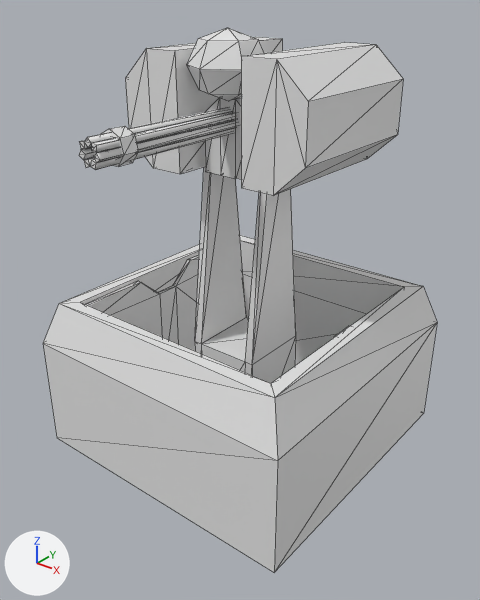
The glTF model app/public/img/3d/systems/weapons/conventional/30mmPDC/scene.gltf as it was, and as the next commit left it.
Rendered twice from a 50 mm lens placed at (2.58, -3.29, 2.28), pointed at (0.1, -0.19, 0.36). Arrows for +X, +Y and +Z are at lower left; the lights stay in place. Mesh edges are drawn as thin lines. Where no turn or scale is listed for an object, it has been applied to the vertices.

Objects in the first picture: 'Barrels', 'Frame', 'Gate right', 'Gun', 'GunMount'.
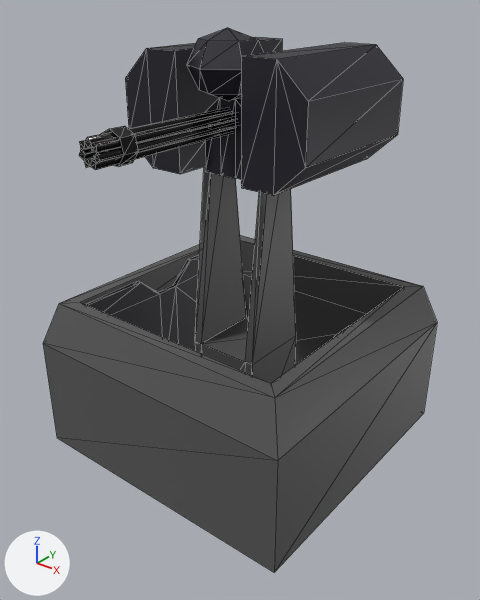
Location of each change, [x1, y1, x2, y2] in pixels of the pictures (480 x 600 px):
'Frame', recoloured
    both: [43, 235, 437, 572]
'Gun', recoloured (grey to black)
    both: [125, 28, 403, 196]
'GunMount', recoloured
    both: [195, 167, 296, 383]
'Barrels', recoloured
    both: [79, 107, 238, 170]
'Gate right', recoloured (grey to black)
    both: [85, 255, 199, 351]

The change in detail:
Material 'Material' (mat_material) is new.
Its base color is (0.00969, 0.00969, 0.00969) (black #191919).
Its metallic is 0.605.
Its roughness is 0.182.
Material 'Material.001' (mat_material_001) is new.
Its base color is (0.0109, 0.01, 0.019) (black #1b1926).
Material 'Material.002' (mat_material_002) is new.
Its base color is (0.0949, 0.0949, 0.0949) (dark grey #575757).
me_plane_001 has 24 vertices, 40 faces and spans x -1.0..1.0, y -1.0..1.0, z -0.81..0.3.
me_plane_001 now uses material mat_material_002 (dark grey #575757).
me_plane_002 has 24 vertices, 44 faces and spans x -0.8..-0.77, y -0.8..0.8, z -0.59..0.27.
me_plane_002 now uses material mat_material_001 (black #1b1926).
me_cube has 24 vertices, 38 faces and spans x -0.26..0.26, y -0.26..0.26, z -0.81..1.44.
me_cube now uses material mat_material_002 (dark grey #575757).
me_cube_001 has 60 vertices, 104 faces and spans x -0.678..0.678, y -0.42..0.701, z 1.17..2.024.
me_cube_001 now uses material mat_material_001 (black #1b1926).
me_cylinder has 84 vertices, 132 faces and spans x -0.09..0.09, y -1.24..0.63, z 1.43..1.61.
me_cylinder now uses material mat_material (black #191919).
